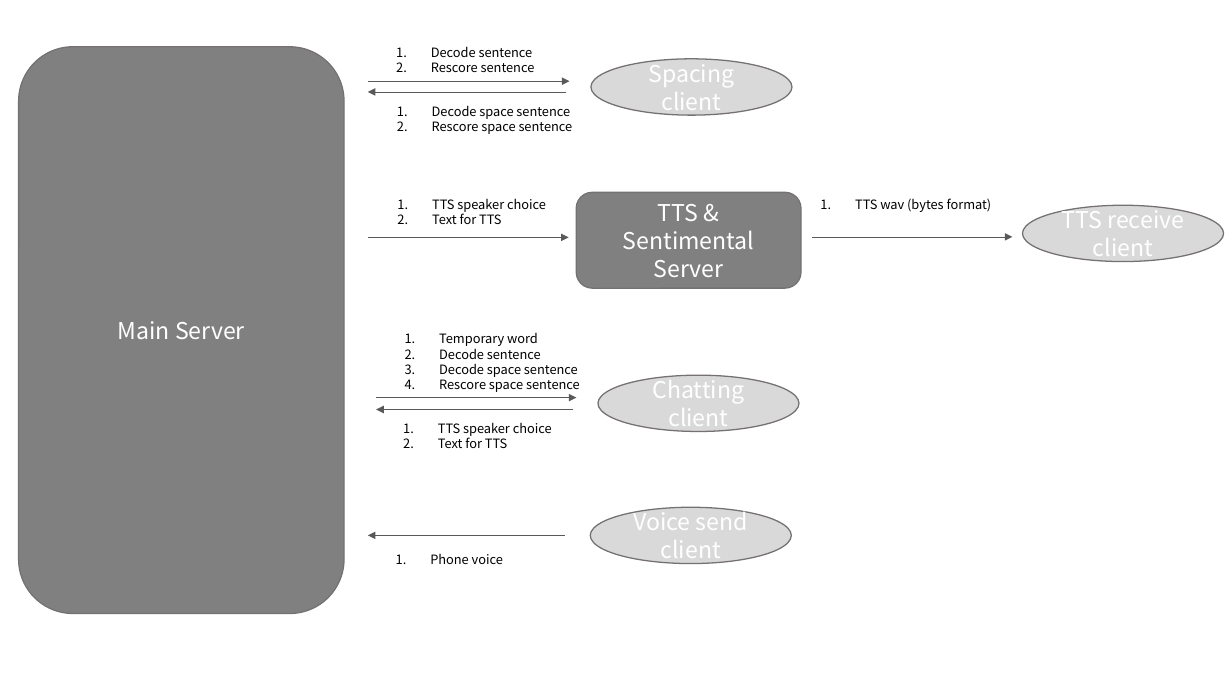
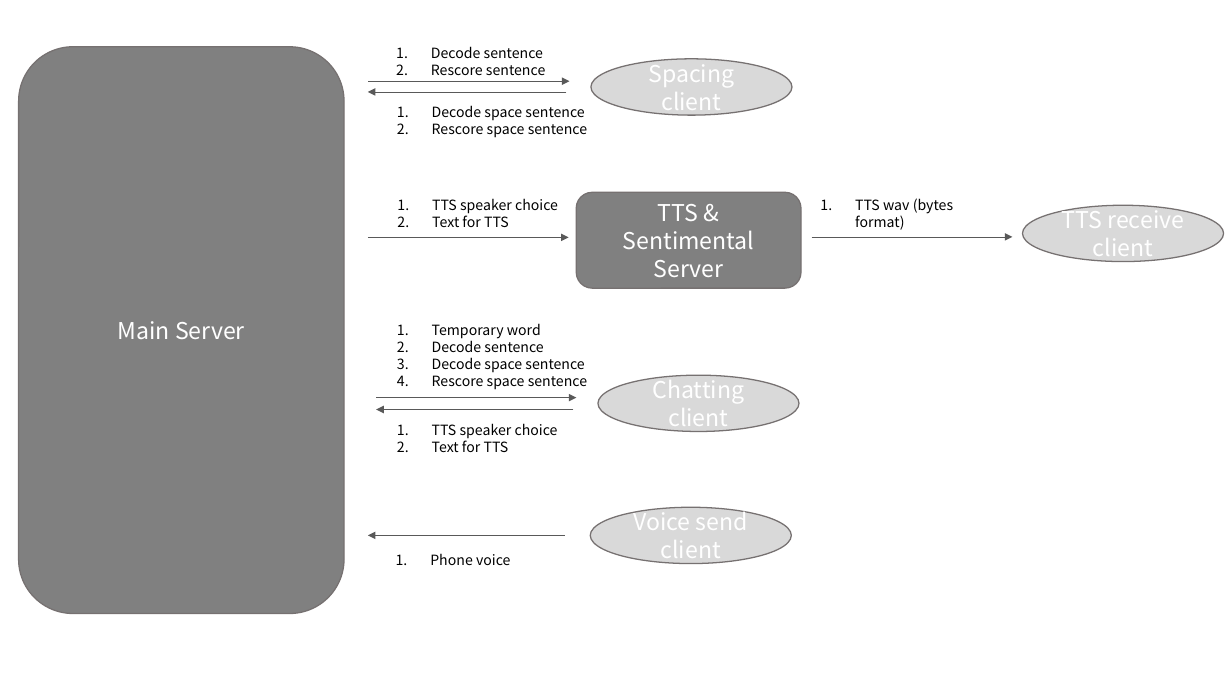
Before and after one commit to kusw1006/2021ESWContest_free_1049, a slide deck: slide 1 of esw2021/제출자료/TCP/TCP.pptx. Drawn at 1232x693 pixels with LibreOffice and Linux fonts; fonts in the diff are those of the drawing. Boxes give left, top, right and bottom in pixels: in the first picture for what was removed or moved away, otherwise in the second. Text is boxed around its words. In the diff, an @@ line names an element or a change of style, - is before the commit and + after.

```diff
--- a/esw2021/제출자료/TCP/TCP.pptx
+++ b/esw2021/제출자료/TCP/TCP.pptx
@@ size 10 to 11 pt in 7 elements at [855,198,953,230], [430,553,510,565], [432,198,558,227], [431,46,545,75], [432,423,558,452], [432,105,587,138], [432,323,587,390] @@
@@ text "Temporary word": place and size @@
-text "Temporary word" at [439,333,580,392]
+text "Temporary word" at [432,323,587,390]
```
Also in this commit, not shown: 1 slide added, 4 other files.
